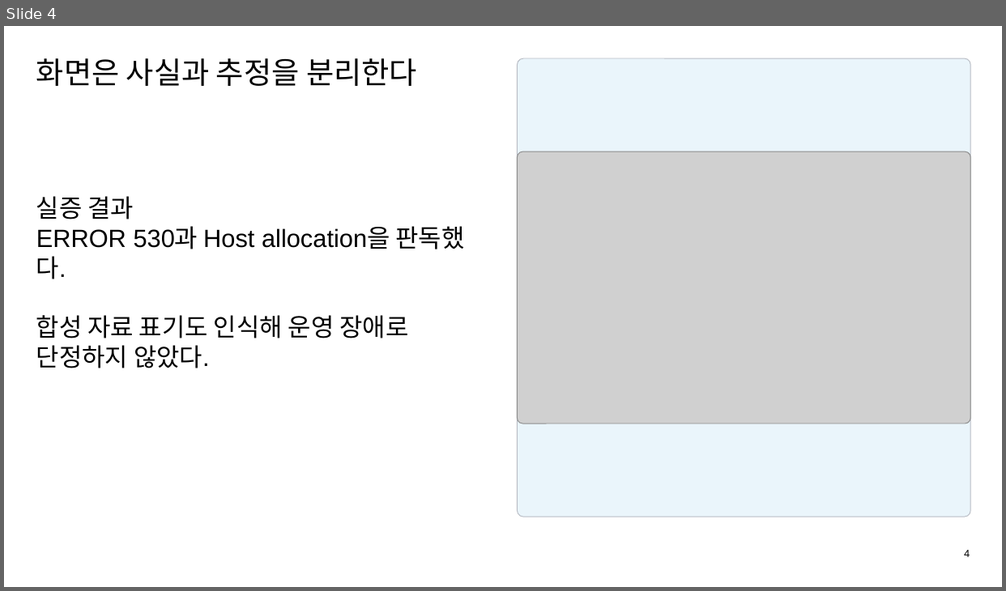
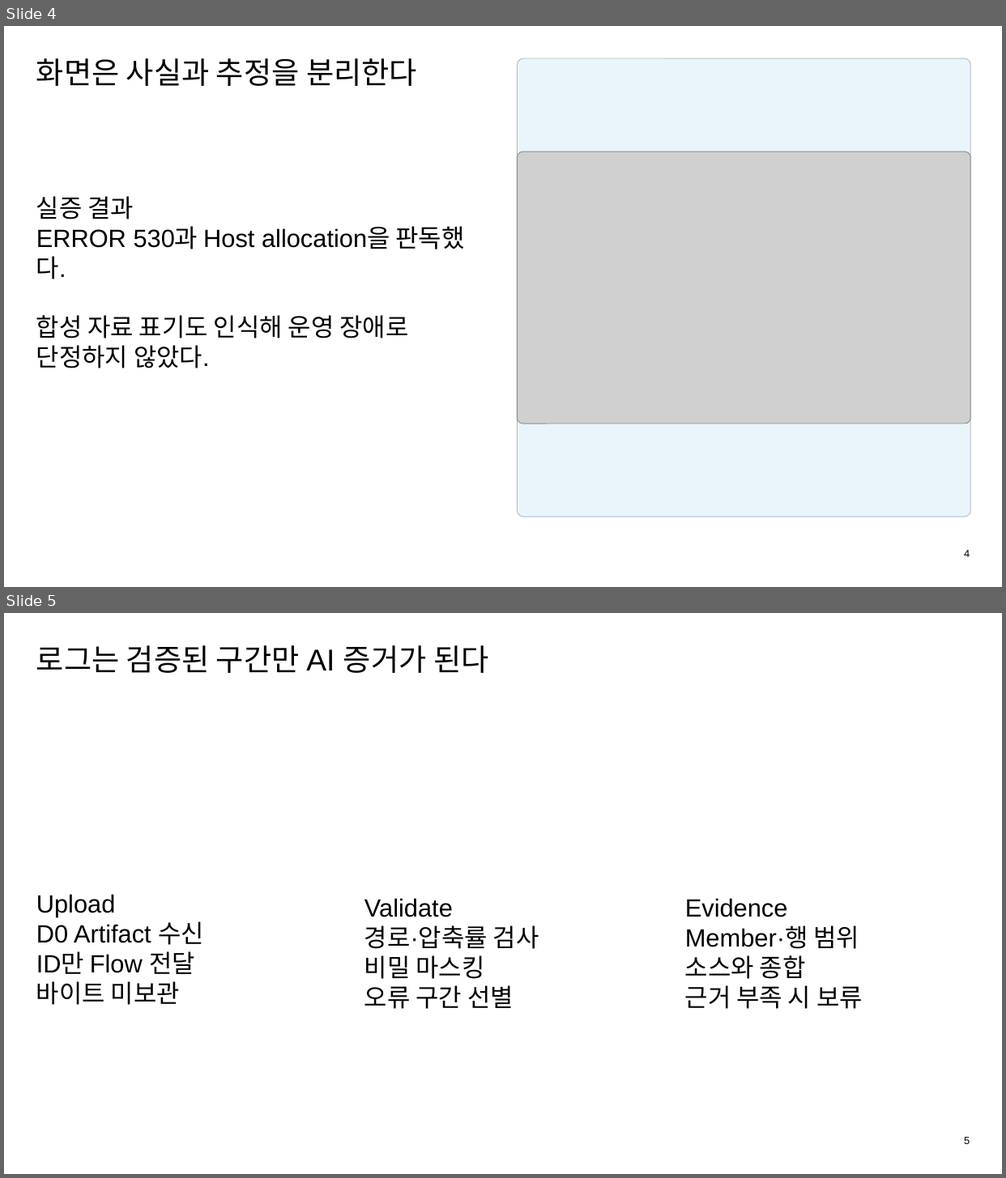
Before and after one commit to ablecloud-team/ablestack-techflow, a slide deck: output/presentation/techflow-assist-multimodal.pptx. Shown one above the other, each under a label of ours: slide 4 before the commit, slides 4 and 5 after it. The pictures are 1006x591 and 1006x1178 pixels, drawn with LibreOffice and Linux fonts; fonts in the diff are those of the drawing; grey boxes stand for pictures. Boxes give left, top, right and bottom in pixels: in the first picture for what was removed or moved away, otherwise in the second. Text is boxed around its words. In the diff, an @@ line names an element or a change of style, - is before the commit and + after.

Commit message:
feat: 로그·압축 로그 Assist 증거 처리 보완

```diff
--- a/output/presentation/techflow-assist-multimodal.pptx
+++ b/output/presentation/techflow-assist-multimodal.pptx
@@ slide 5 added at (x1=4, y1=613, x2=1002, y2=1174), background #FFFFFF @@
@@ text added at (x1=36, y1=645, x2=488, y2=673), 29 pt, text #000000 @@
+로그는 검증된 구간만 AI 증거가 된다
@@ text added at (x1=36, y1=894, x2=204, y2=1005), 24 pt, text #000000 @@
+Upload
+D0 Artifact 수신
+ID만 Flow 전달
+바이트 미보관
@@ text added at (x1=364, y1=898, x2=539, y2=1009), 24 pt, text #000000 @@
+Validate
+경로·압축률 검사
+비밀 마스킹
+오류 구간 선별
@@ text added at (x1=685, y1=898, x2=863, y2=1009), 24 pt, text #000000 @@
+Evidence
+Member·행 범위
+소스와 종합
+근거 부족 시 보류
@@ text added at (x1=964, y1=1137, x2=970, y2=1144), 10 pt, text #000000 @@
+5
```
Also in this commit, not shown: 7 slides changed, 26 other files.
